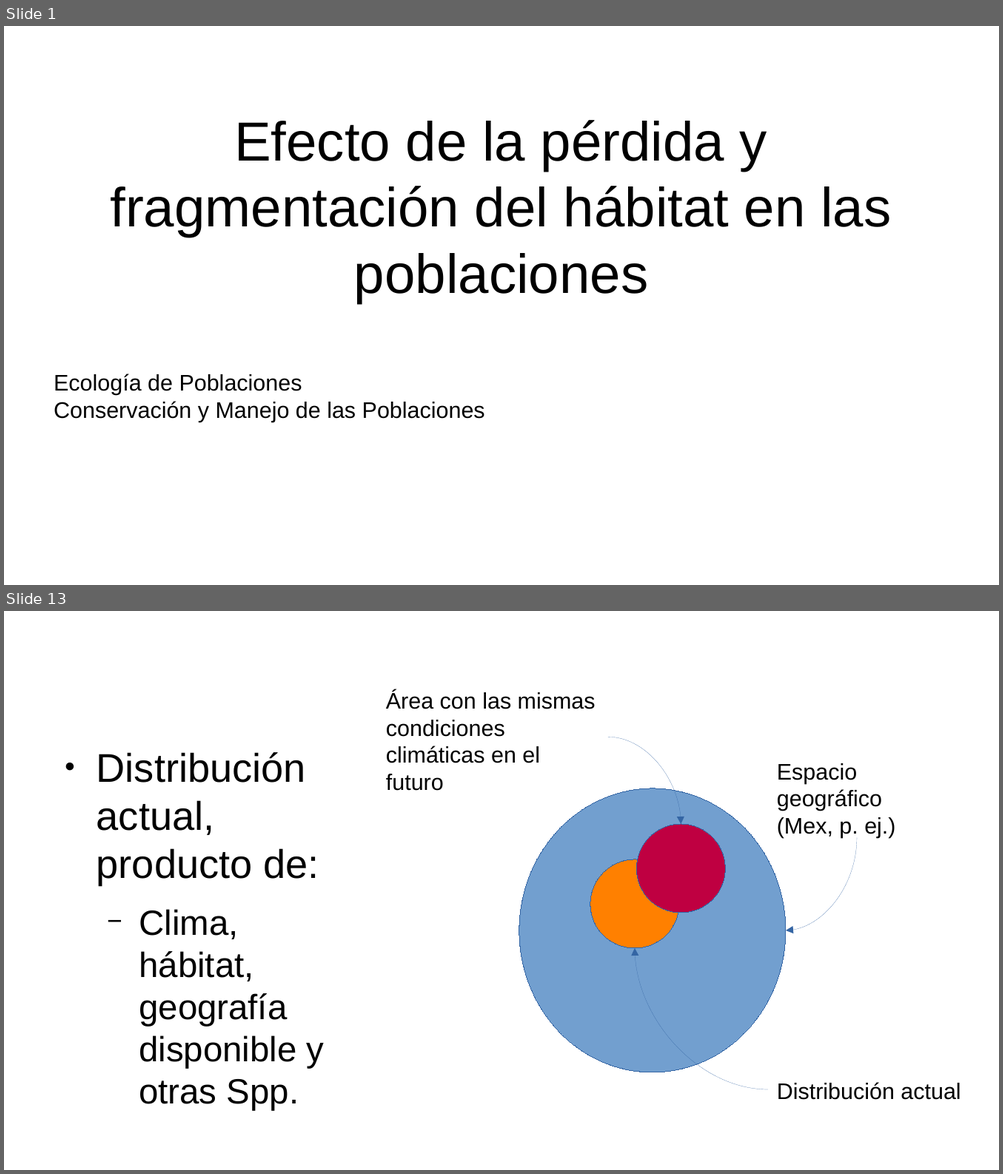
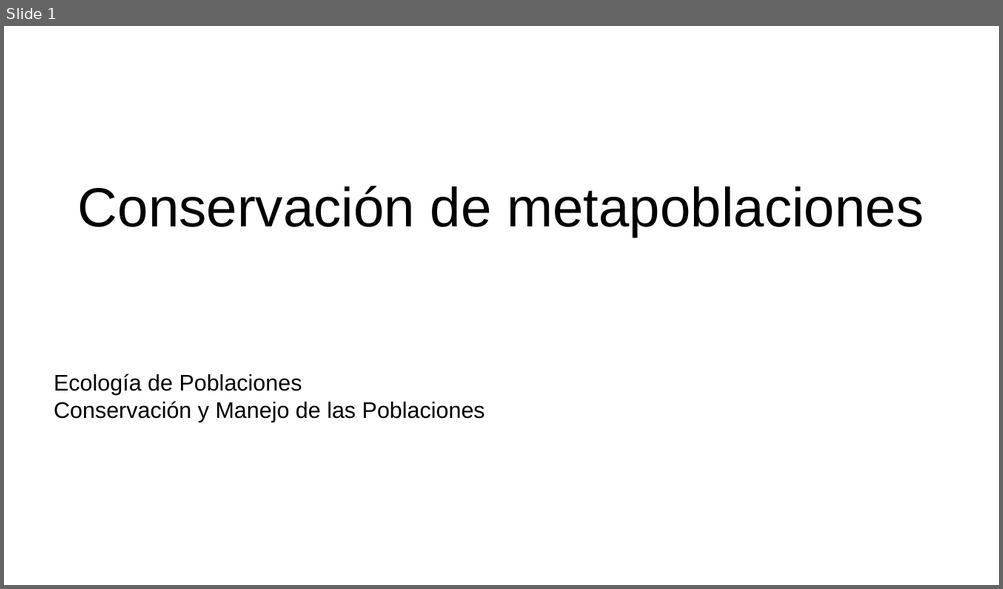
Before and after one commit to gerardommc/Ecologia-poblaciones, a slide deck: Unidad-5/Conservacion-meta.odp. Shown one above the other, each under a label of ours: slides 1 and 13 before the commit, slide 1 after it; the slides between them are not shown. The pictures are 1003x1174 and 1003x589 pixels, drawn with LibreOffice and Linux fonts; fonts in the diff are those of the drawing. Boxes give left, top, right and bottom in pixels: in the first picture for what was removed or moved away, otherwise in the second. Text is boxed around its words. In the diff, an @@ line names an element or a change of style, - is before the commit and + after.

```diff
--- a/Unidad-5/Conservacion-meta.odp
+++ b/Unidad-5/Conservacion-meta.odp
@@ slide 13 removed at box(4, 611, 999, 1170), background #FFFFFF @@
@@ text removed at box(386, 691, 595, 791) @@
-Área con las mismas condiciones climáticas en el futuro
@@ curved arrow removed from (608, 738) to (681, 824) @@
@@ text removed at box(96, 752, 324, 1111) @@
-● Distribución actual, producto de:
-  − Clima, hábitat, geografía disponible y otras Spp.
@@ text removed at box(777, 763, 895, 838) @@
-Espacio geográfico (Mex, p. ej.)
@@ ellipse removed at box(519, 789, 785, 1073) @@
@@ ellipse removed at box(637, 824, 725, 912) @@
@@ curved arrow removed from (857, 837) to (785, 931) @@
@@ ellipse removed at box(591, 860, 679, 948) @@
@@ curved arrow removed from (768, 1091) to (635, 948) @@
@@ text removed at box(777, 1082, 960, 1100) @@
-Distribución actual
@@ slide 1 changed as well @@
@@ title at box(78, 186, 923, 237): text changed @@
-Efecto de la pérdida y fragmentación del hábitat en las poblaciones
+Conservación de metapoblaciones
```
Also in this commit, not shown: 9 slides added, 24 other slides removed, 21 other files.
